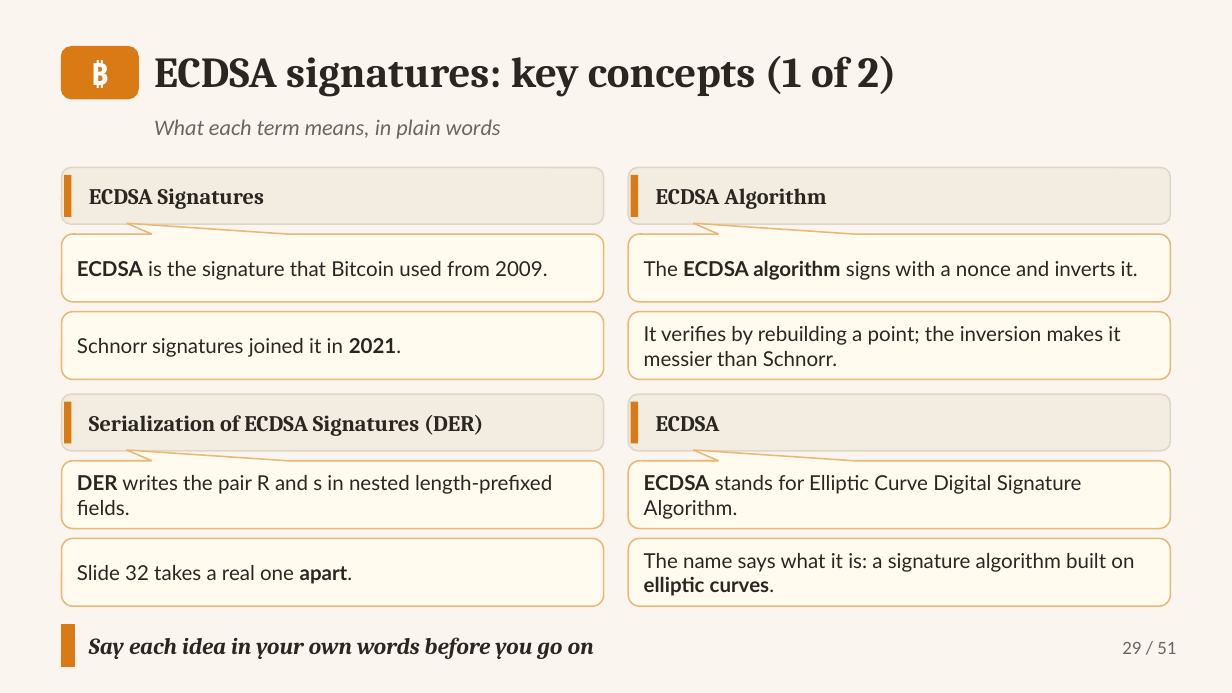
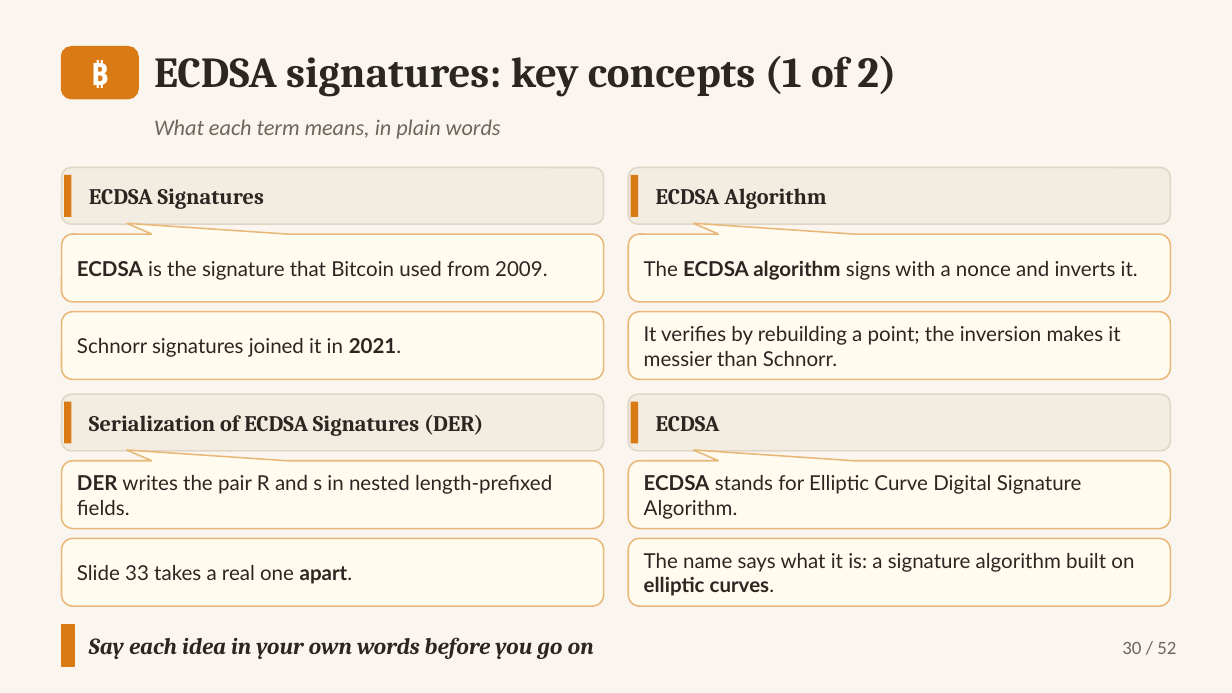
Before and after one commit to altunelyusuf/SEN0401, a slide deck: slide 30 of 03-materials/ch08/SEN0401_Ch08_DigitalSignatures_3e_v2_4_0.pptx (slide 29 before the commit). Drawn at 1232x693 pixels with LibreOffice and Linux fonts; fonts in the diff are those of the drawing. Boxes give left, top, right and bottom in pixels: in the first picture for what was removed or moved away, otherwise in the second. Text is boxed around its words. In the diff, an @@ line names an element or a change of style, - is before the commit and + after.

```diff
--- a/03-materials/ch08/SEN0401_Ch08_DigitalSignatures_3e_v2_4_0.pptx
+++ b/03-materials/ch08/SEN0401_Ch08_DigitalSignatures_3e_v2_4_0.pptx
@@ text in rounded rectangle at [77,565,353,584]: text changed @@
-Slide 32 takes a real one apart.
+Slide 33 takes a real one apart.
@@ text at [1122,642,1176,654]: text changed @@
-29 / 51
+30 / 52
```
Also in this commit, not shown: 50 other slides changed, 1 slide added, 8 other files.
